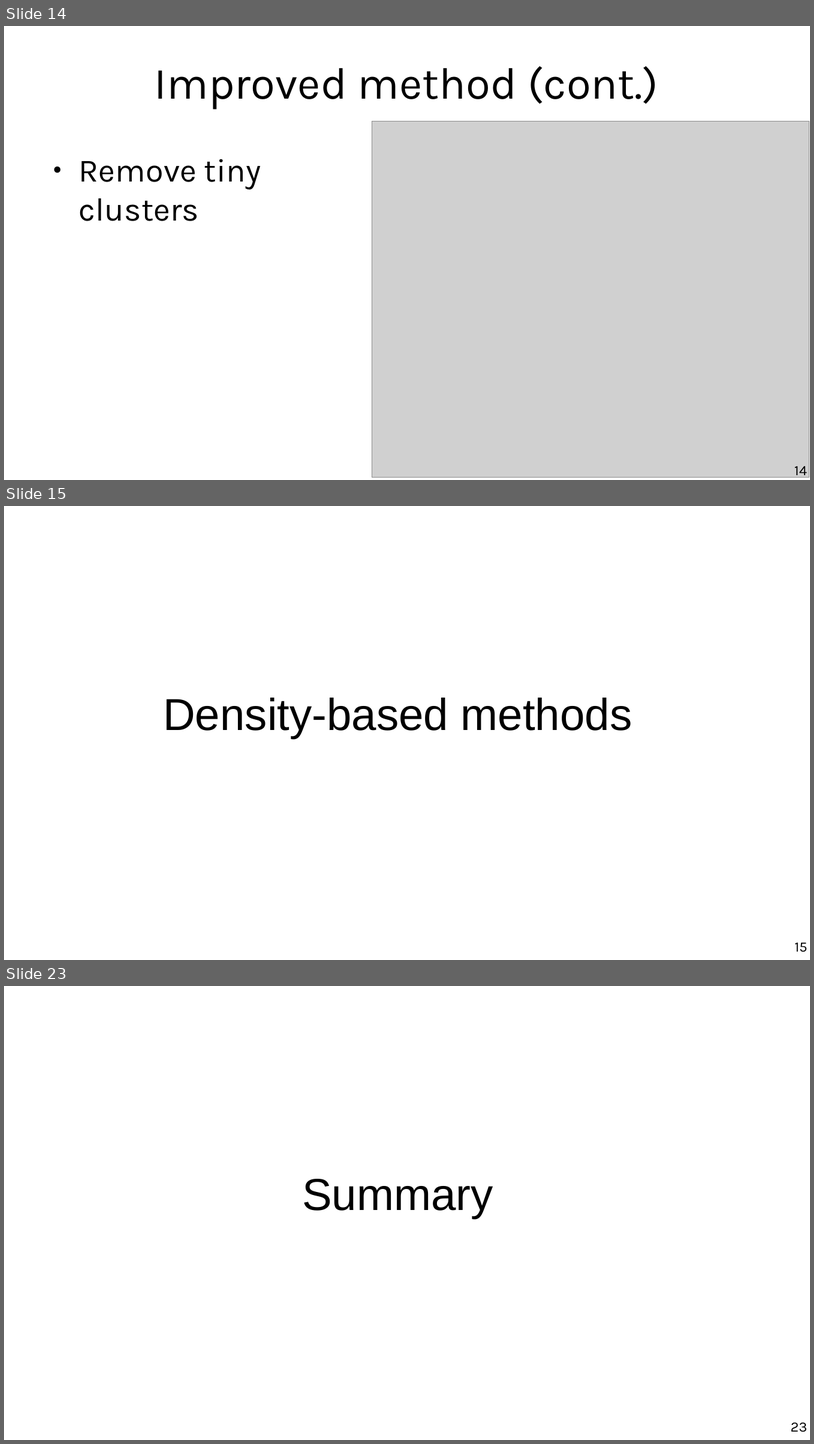
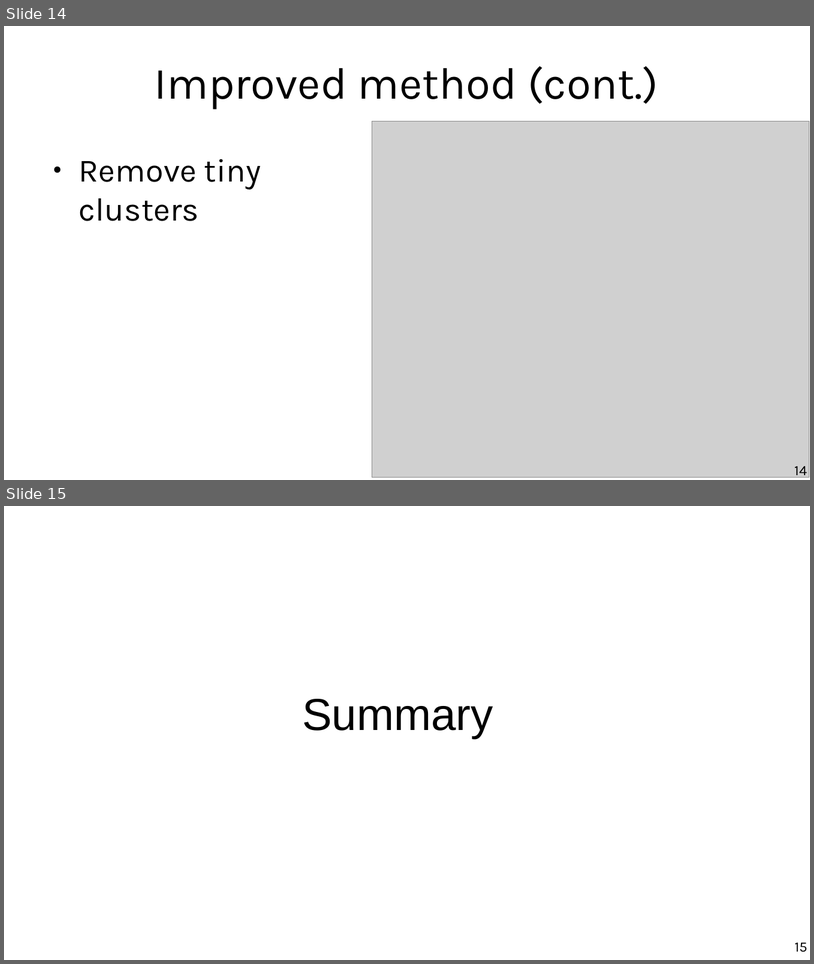
Before and after one commit to marco-calautti/data-mining-course, a slide deck: theory/odp/tt20_outliers_probability_density.odp. Shown one above the other, each under a label of ours: slides 14, 15 and 23 before the commit, slides 14 and 15 after it; the slides between them are not shown. The pictures are 814x1444 and 814x964 pixels, drawn with LibreOffice and Linux fonts; fonts in the diff are those of the drawing; grey boxes stand for pictures. Boxes give left, top, right and bottom in pixels: in the first picture for what was removed or moved away, otherwise in the second. Text is boxed around its words. In the diff, an @@ line names an element or a change of style, - is before the commit and + after.

```diff
--- a/theory/odp/tt20_outliers_probability_density.odp
+++ b/theory/odp/tt20_outliers_probability_density.odp
@@ slide 15 removed at [4,506,810,960], background #FFFFFF @@
@@ title removed at [163,697,633,738] @@
-Density-based methods
@@ page number removed at [795,942,807,952] @@
-15
@@ what was slide 23 is now slide 15 @@
@@ page number at [795,942,807,952]: text changed @@
-23
+15
```
Also in this commit, not shown: 4 slides changed, 7 other slides removed, 2 other files.
